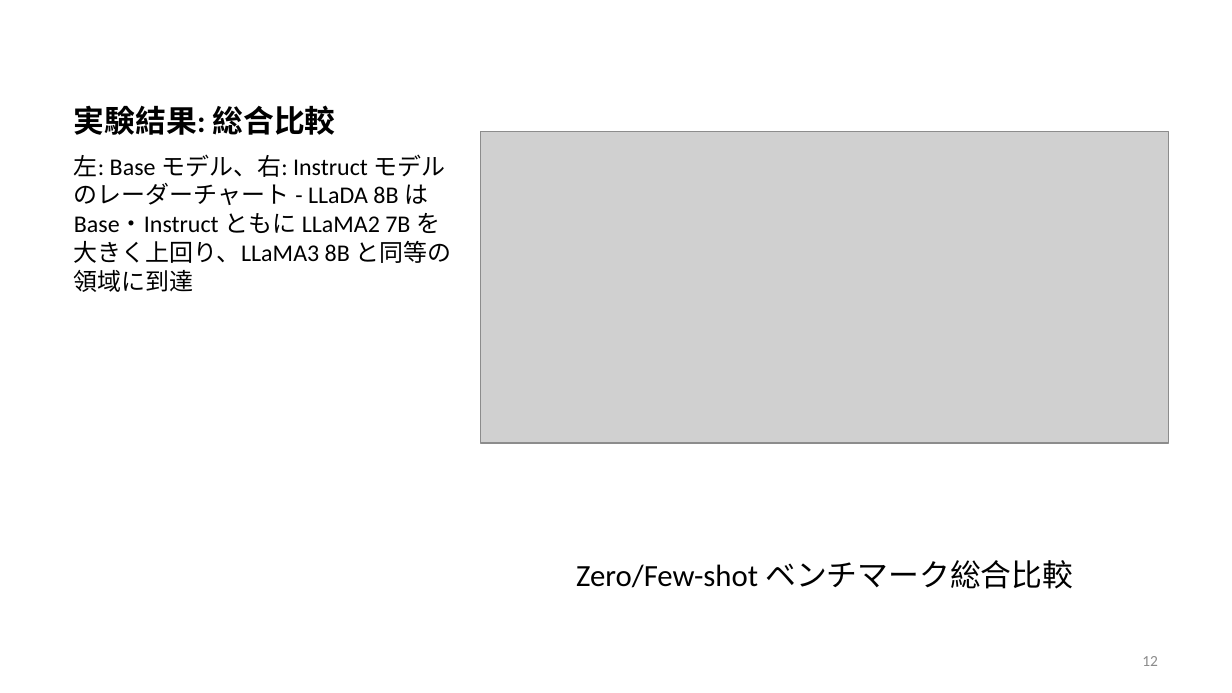
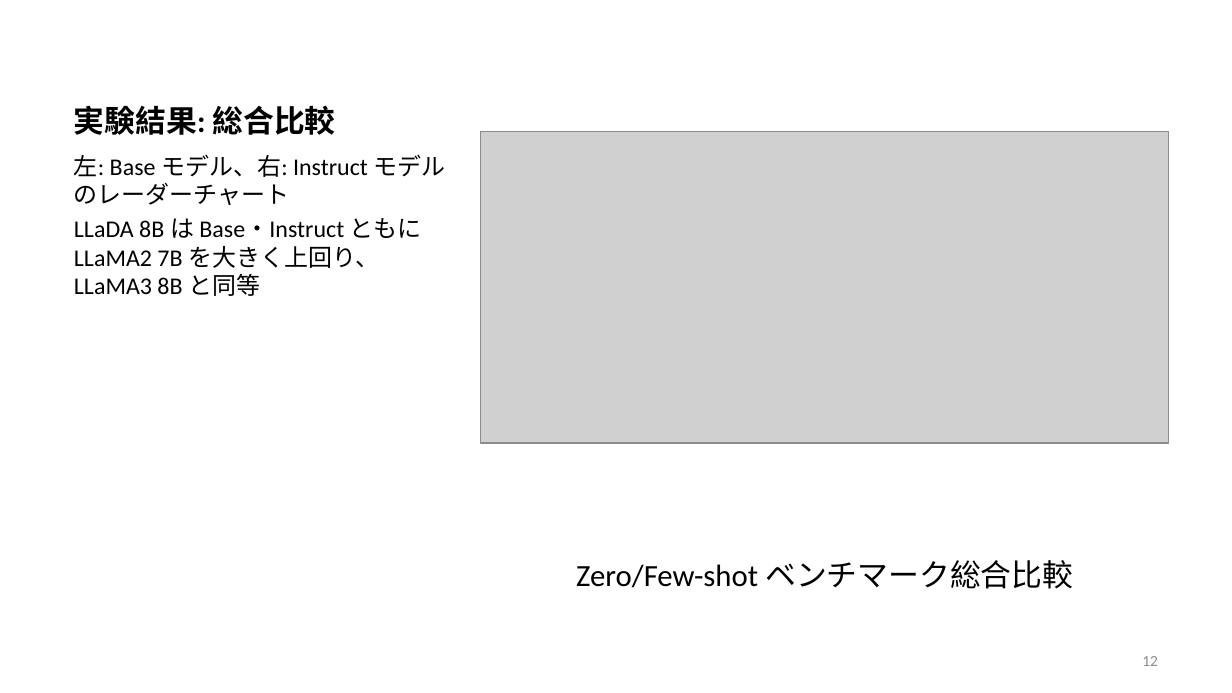
Before and after one commit to frinfo702/research-v1, a slide deck: slide 12 of presentation/decks/LLaDA/LLaDA_ja.pptx. Drawn at 1232x693 pixels with LibreOffice and Linux fonts; fonts in the diff are those of the drawing; grey boxes stand for pictures. Boxes give left, top, right and bottom in pixels: in the first picture for what was removed or moved away, otherwise in the second. Text is boxed around its words. In the diff, an @@ line names an element or a change of style, - is before the commit and + after.

```diff
--- a/presentation/decks/LLaDA/LLaDA_ja.pptx
+++ b/presentation/decks/LLaDA/LLaDA_ja.pptx
@@ text at [74,154,446,296]: text changed @@
-左: Base モデル、右: Instruct モデルのレーダーチャート - LLaDA 8B は Base・Instruct ともに LLaMA2 7B を大きく上回り、LLaMA3 8B と同等の領域に到達
+左: Base モデル、右: Instruct モデルのレーダーチャート
+LLaDA 8B は Base・Instruct ともに LLaMA2 7B を大きく上回り、LLaMA3 8B と同等
```
Also in this commit, not shown: 14 other slides changed, 6 other files.
